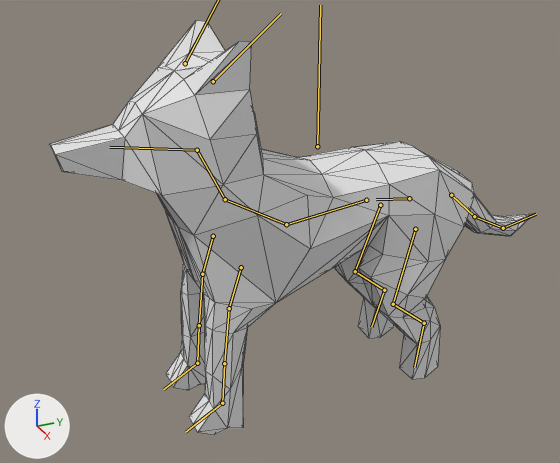
Before and after pictures for a commit that changed the glTF model art/model/wolf_model_0.1.glb.
Before and after are seen from a 50 mm lens placed at (15.02, -7.7, 7.21), pointed at (-0.26, -0.82, -0.42). The axes (+X, +Y, +Z) are drawn at lower left. The lights are the same throughout. The bones that bend it are drawn over the model as lines. Mesh edges are drawn as thin lines.

Names of what the first picture shows: 'wolfmesh'.
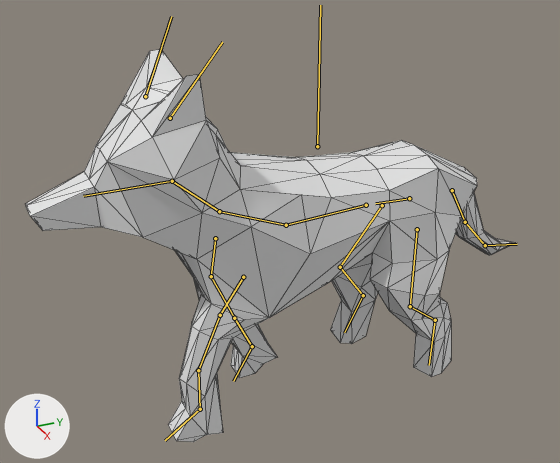
The newer file adds an action. The first version stands in its rest pose; the second is drawn at frame 0 of the action 'walk'.

Where the change shows, as pixel boxes [x1, y1, x2, y2] in the pictures (560 x 463 px):
'wolfmesh', posed
    before: [49, 21, 533, 435]
    after: [25, 49, 515, 442]
bone 'spine1.origin', root to tip
    before: (409, 198) to (376, 199)
    after: (409, 198) to (375, 203)
bone 'spine2', root to tip
    before: (366, 200) to (286, 224)
    after: (366, 205) to (286, 225)
bone 'spine3', root to tip
    before: (286, 224) to (225, 199)
    after: (286, 225) to (219, 211)
bone 'neck', root to tip
    before: (225, 199) to (197, 150)
    after: (219, 211) to (172, 181)
bone 'head', root to tip
    before: (197, 150) to (109, 147)
    after: (172, 181) to (83, 196)
bone 'frontleg1.l', root to tip
    before: (241, 267) to (229, 308)
    after: (243, 277) to (220, 315)
bone 'frontleg3.l', root to tip
    before: (224, 363) to (222, 403)
    after: (198, 370) to (200, 409)
bone 'frontleg1.r', root to tip
    before: (213, 236) to (202, 274)
    after: (215, 238) to (211, 276)
bone 'frontleg2.r', root to tip
    before: (202, 274) to (199, 325)
    after: (211, 276) to (234, 318)
bone 'hindleg1.l', root to tip
    before: (415, 229) to (393, 304)
    after: (417, 229) to (410, 306)
bone 'hindleg2.l', root to tip
    before: (393, 304) to (424, 323)
    after: (410, 306) to (435, 320)
bone 'tail1', root to tip
    before: (451, 195) to (474, 216)
    after: (452, 190) to (465, 222)
bone 'hindleg1.r', root to tip
    before: (380, 205) to (355, 271)
    after: (382, 205) to (340, 267)
bone 'hindpaw.r', root to tip
    before: (384, 290) to (371, 327)
    after: (363, 295) to (344, 332)

The change, as a list of edits to the scene's bpy script:
```text
Change bone_spine1_origin:
    where bone_spine1_origin = bpy.data.objects['Armature'].pose.bones['spine1.origin']  # child of 'origin'
    bone_spine1_origin.rotation_quaternion: (1.0, 0.0, 0.0, 0.0) -> (0.999, 0.05, 0.0, 0.0)  # degrees (0, 0, 0) -> degrees (6, 0, 0)
Change bone_spine2:
    where bone_spine2 = bpy.data.objects['Armature'].pose.bones['spine2']  # child of 'spine1.origin'
    bone_spine2.rotation_quaternion: (1.0, 0.0, 0.0, 0.0) -> (0.997, -0.077, 0.0, 0.0)  # degrees (0, 0, 0) -> degrees (-9, 0, 0)
Change bone_spine3:
    where bone_spine3 = bpy.data.objects['Armature'].pose.bones['spine3']  # child of 'spine2'
    bone_spine3.rotation_quaternion: (1.0, 0.0, 0.0, 0.0) -> (0.994, 0.107, 0.0, 0.0)  # degrees (0, 0, 0) -> degrees (12, 0, 0)
Change bone_neck:
    where bone_neck = bpy.data.objects['Armature'].pose.bones['neck']  # child of 'spine3'
    bone_neck.rotation_quaternion: (1.0, 0.0, 0.0, 0.0) -> (0.992, 0.126, 0.0, 0.0)  # degrees (0, 0, 0) -> degrees (14, 0, 0)
Change bone_head:
    where bone_head = bpy.data.objects['Armature'].pose.bones['head']  # child of 'neck'
    bone_head.rotation_quaternion: (1.0, 0.0, 0.0, 0.0) -> (0.994, -0.112, 0.0, 0.0)  # degrees (0, 0, 0) -> degrees (-13, 0, 0)
Change bone_frontleg1_l:
    where bone_frontleg1_l = bpy.data.objects['Armature'].pose.bones['frontleg1.l']  # child of 'spine3'
    bone_frontleg1_l.rotation_quaternion: (1.0, 0.0, 0.0, 0.0) -> (0.973, -0.231, 0.0, 0.0)  # degrees (0, 0, 0) -> degrees (-27, 0, 0)
Change bone_frontleg3_l:
    where bone_frontleg3_l = bpy.data.objects['Armature'].pose.bones['frontleg3.l']  # child of 'frontleg2.l'
    bone_frontleg3_l.rotation_quaternion: (1.0, 0.0, 0.0, 0.0) -> (0.982, 0.19, 0.0, 0.0)  # degrees (0, 0, 0) -> degrees (22, 0, 0)
Change bone_frontleg1_r:
    where bone_frontleg1_r = bpy.data.objects['Armature'].pose.bones['frontleg1.r']  # child of 'spine3'
    bone_frontleg1_r.location: (0.0, 0.0, 0.0) -> (0.0, -0.16, -0.02)
Change bone_frontleg2_r:
    where bone_frontleg2_r = bpy.data.objects['Armature'].pose.bones['frontleg2.r']  # child of 'frontleg1.r'
    bone_frontleg2_r.rotation_quaternion: (1.0, 0.0, 0.0, 0.0) -> (0.984, 0.18, 0.0, 0.0)  # degrees (0, 0, 0) -> degrees (21, 0, 0)
Change bone_hindleg1_l:
    where bone_hindleg1_l = bpy.data.objects['Armature'].pose.bones['hindleg1.l']  # child of 'spine1.origin'
    bone_hindleg1_l.rotation_quaternion: (1.0, 0.0, 0.0, 0.0) -> (0.993, 0.044, -0.106, -0.034)  # degrees (0, 0, 0) -> degrees (6, -12, -4)
Change bone_hindleg2_l:
    where bone_hindleg2_l = bpy.data.objects['Armature'].pose.bones['hindleg2.l']  # child of 'hindleg1.l'
    bone_hindleg2_l.rotation_quaternion: (1.0, 0.0, 0.0, 0.0) -> (0.998, -0.066, 0.012, 0.01)  # degrees (0, 0, 0) -> degrees (-8, 1, 1)
Change bone_tail1:
    where bone_tail1 = bpy.data.objects['Armature'].pose.bones['tail1']  # child of 'spine1.origin'
    bone_tail1.rotation_quaternion: (1.0, 0.0, 0.0, 0.0) -> (0.975, -0.224, 0.0, 0.0)  # degrees (0, 0, 0) -> degrees (-26, 0, 0)
Change bone_hindleg1_r:
    where bone_hindleg1_r = bpy.data.objects['Armature'].pose.bones['hindleg1.r']  # child of 'spine1.origin'
    bone_hindleg1_r.location: (0.0, 0.0, 0.0) -> (0.0, -0.01, 0.0)
    bone_hindleg1_r.rotation_quaternion: (1.0, 0.0, 0.0, 0.0) -> (0.981, -0.188, 0.031, 0.021)  # degrees (0, 0, 0) -> degrees (-22, 4, 2)
Change bone_hindpaw_r:
    where bone_hindpaw_r = bpy.data.objects['Armature'].pose.bones['hindpaw.r']  # child of 'hindleg2.r'
    bone_hindpaw_r.rotation_quaternion: (1.0, 0.0, 0.0, 0.0) -> (0.998, 0.055, -0.006, -0.005)  # degrees (0, 0, 0) -> degrees (6, -1, -1)
```
